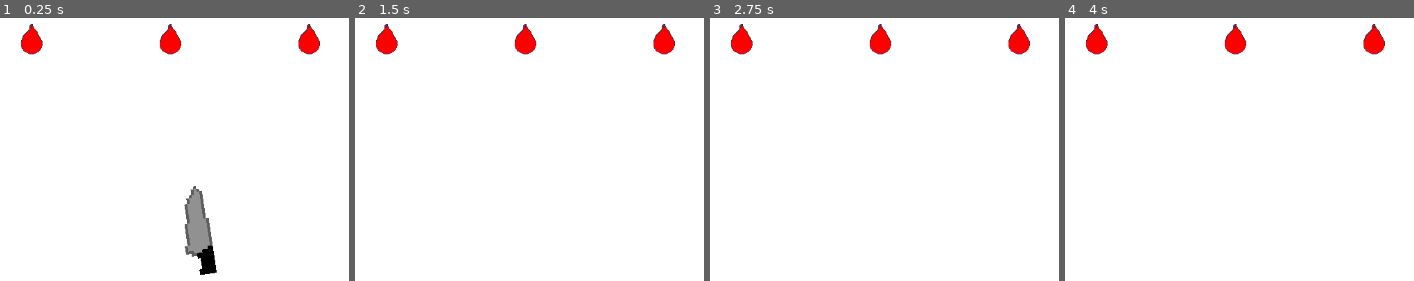
Above: before the commit, frames 1-4 (left to right).
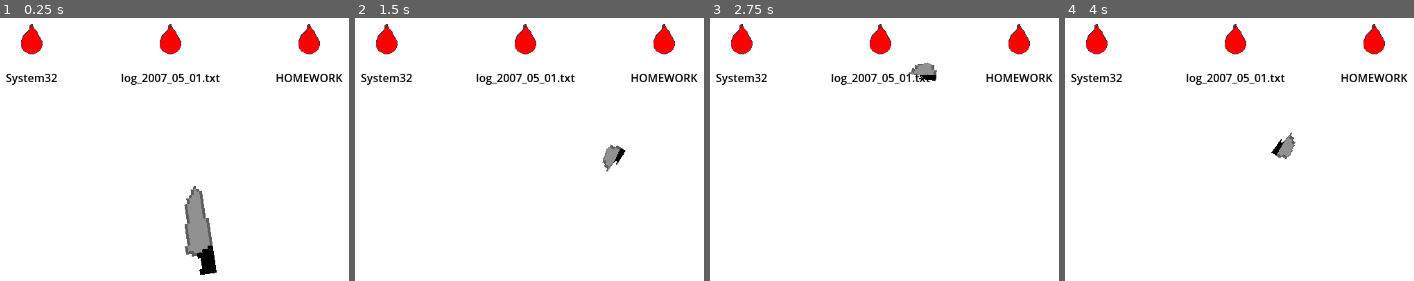
Above: after the commit, the same moments.

Repository: strawberry-p/trashian-roulette
Game: Godot game, scene res://main_scene.tscn
Two runs of this game, one before a commit and one after it. Both use one fixed random seed, a clock stepped at 60 frames per second and the inputs below.
Inputs (mouse positions are in pixels of both pictures, inside the frame that each line leads up to):
- Up to frame 1 (0.25 s): no input
- Up to frame 2 (1.5 s): tap Enter at 0.5 s; move the mouse to (outside the picture) at 0.52 s; click (outside the picture) at 0.6 s; move the mouse to (372, 123) at 1.27 s; click (372, 123) at 1.35 s
- Up to frame 3 (2.75 s): move the mouse to (outside the picture) at 2.02 s; click (outside the picture) at 2.1 s
- Up to frame 4 (4 s): move the mouse to (1204, 191) at 2.77 s; click (1204, 191) at 2.85 s; move the mouse to (outside the picture) at 3.52 s; click (outside the picture) at 3.6 s

The runs differ from the first frame. In frame 1, 1.2% of the frame differs, in the area x 1-99%, y 21-26%; in frame 2, 1.5%, in the area x 1-99%, y 21-59%; in frame 3, 1.5%; in frame 4, 1.5%.

Commit message:
label and knife

Diff:
--- a/main_scene.tscn
+++ b/main_scene.tscn
@@ -1,8 +1,7 @@
-[gd_scene load_steps=6 format=3 uid="uid://cyrwpyuae3a4u"]
+[gd_scene load_steps=7 format=3 uid="uid://cyrwpyuae3a4u"]
 
 [ext_resource type="Script" uid="uid://c4rknauvbgoba" path="res://scripts/knife.gd" id="1_84odl"]
 [ext_resource type="Texture2D" uid="uid://cdyls5bpia1t4" path="res://sprites/blank.png" id="1_vimvf"]
-[ext_resource type="Texture2D" uid="uid://2d3k7xg2ifua" path="res://sprites/balloon/frame_01.png" id="2_6jybn"]
 [ext_resource type="Texture2D" uid="uid://d3sict0w641u7" path="res://sprites/knife.png" id="2_84odl"]
 [ext_resource type="PackedScene" uid="uid://d0dejr3wjs8ca" path="res://objects/balloon.tscn" id="3_d5x1h"]
 [ext_resource type="Script" uid="uid://dhfl0q3ul1f7v" path="res://scripts/balloon_spawner.gd" id="4_8mm7a"]
--- a/objects/balloon.tscn
+++ b/objects/balloon.tscn
@@ -21,6 +21,7 @@
 [ext_resource type="Texture2D" uid="uid://ckol0jb0xlutk" path="res://sprites/balloon/frame_17.png" id="19_anwef"]
 
 [sub_resource type="CircleShape2D" id="CircleShape2D_opjno"]
+radius = 24.0
 
 [sub_resource type="Animation" id="Animation_ghshe"]
 length = 0.001
@@ -143,6 +144,9 @@
 "speed": 20.0
 }]
 
+[sub_resource type="LabelSettings" id="LabelSettings_hbjy3"]
+font_color = Color(0, 0, 0, 1)
+
 [node name="Balloon" type="RigidBody2D" groups=["balloon"]]
 gravity_scale = 0.0
 lock_rotation = true
@@ -176,4 +180,5 @@
 offset_bottom = 64.0
 grow_horizontal = 2
 grow_vertical = 2
+label_settings = SubResource("LabelSettings_hbjy3")
 horizontal_alignment = 1
--- a/scripts/balloon.gd
+++ b/scripts/balloon.gd
@@ -14,5 +14,6 @@
 	pass
 
 func start_explode():
+	print("EXPLODING ", $Label.text)
 	$AnimatedSprite2D.play("pop")
 	$AnimationPlayer.play("explode")
--- a/scripts/knife.gd
+++ b/scripts/knife.gd
@@ -3,6 +3,7 @@
 @export var speed = 200
 
 var move = false;
+var dir: Vector2
 
 # Called when the node enters the scene tree for the first time.
 func _ready() -> void:
@@ -12,7 +13,7 @@
 # Called every frame. 'delta' is the elapsed time since the previous frame.
 func _process(delta: float) -> void:
 	if(move):
-		var collision = move_and_collide(Vector2(1152*(rotation/360), -speed * delta))
+		var collision = move_and_collide(dir * speed * delta)
 		if collision:
 			var collider = collision.get_collider()
 			if collider.has_method("is_in_group") && collider.is_in_group("balloon"):
@@ -24,4 +25,5 @@
 	look_at(get_viewport().get_mouse_position()-Vector2(100, 0));
 	rotation += 90;
 	if(Input.is_action_just_pressed("Click")):
+		dir = position.direction_to(get_global_mouse_position()).normalized()
 		move = true
Not shown: 1 places in objects/balloon.tscn that only renumber resources
